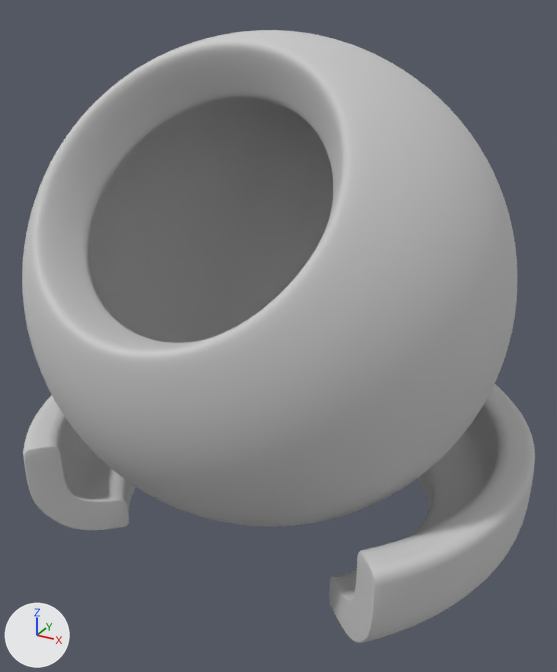
Two versions of the glTF model resources/Geometry/shaderball.glb, one commit apart.
Both versions are drawn from a 50 mm lens placed at (1.37, -2.55, 2.2), pointed at (-0.04, 0.01, 0.92). Arrows for +X, +Y and +Z are at lower left; the lights stay in place.

In view in the first picture: 'Preview_Mesh'.
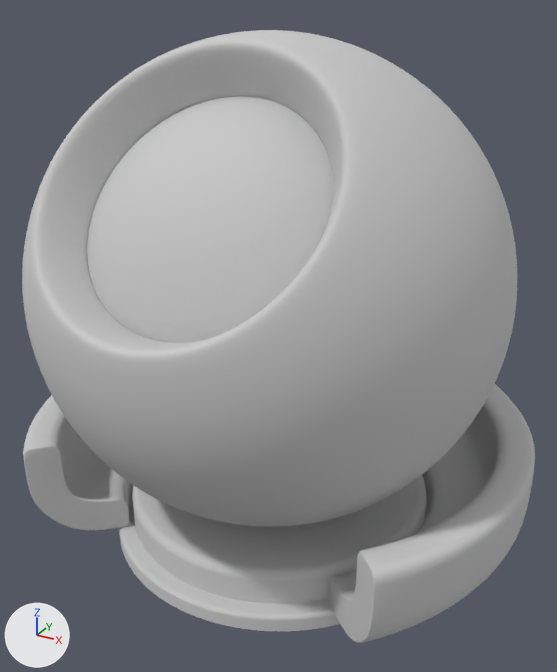
Commit message: Fix missing geometry.

Patch to the scene script:
```diff
--- a/resources/Geometry/shaderball.glb.py
+++ b/resources/Geometry/shaderball.glb.py
@@ ob_calibration_mesh @@
+ob_calibration_mesh = bpy.data.objects.new('Calibration_Mesh', me_calibration_mesh.copy())  # the mesh of ob_calibration_mesh
+ob_calibration_mesh.location = (0.0, 0.0, 0.0)
```

Boxes (x1, y1, x2, y2) around the edits, measured in the pictures (557 x 672 px):
'Calibration_Mesh', added
    after: (87, 96, 429, 631)
